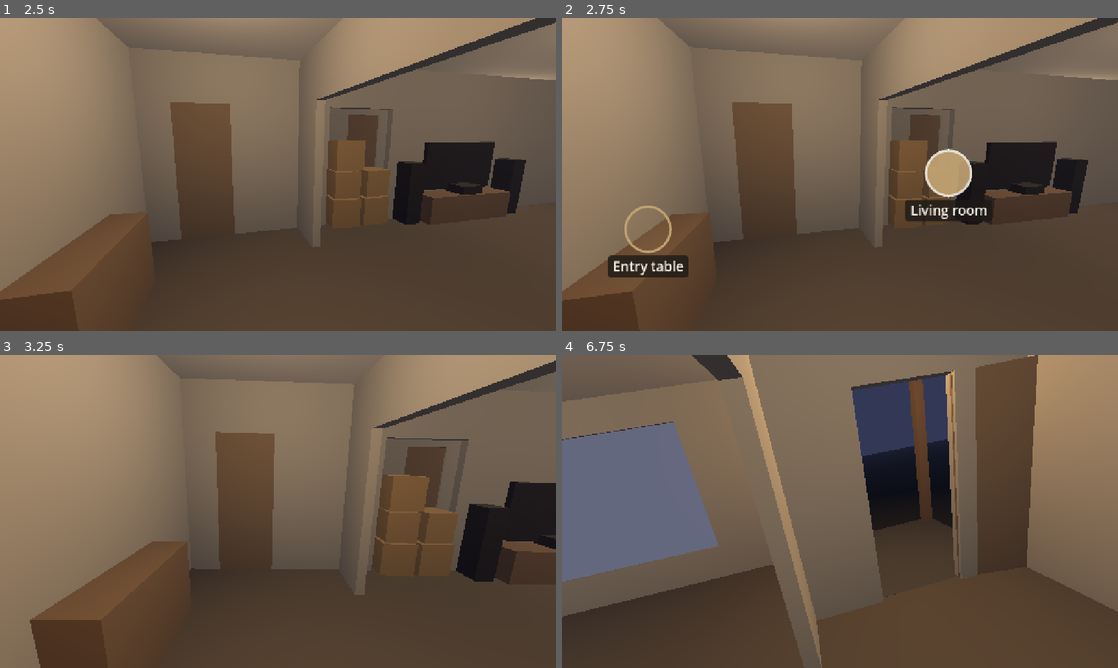
Above: before the commit, frames 1-4 (two rows, left to right).
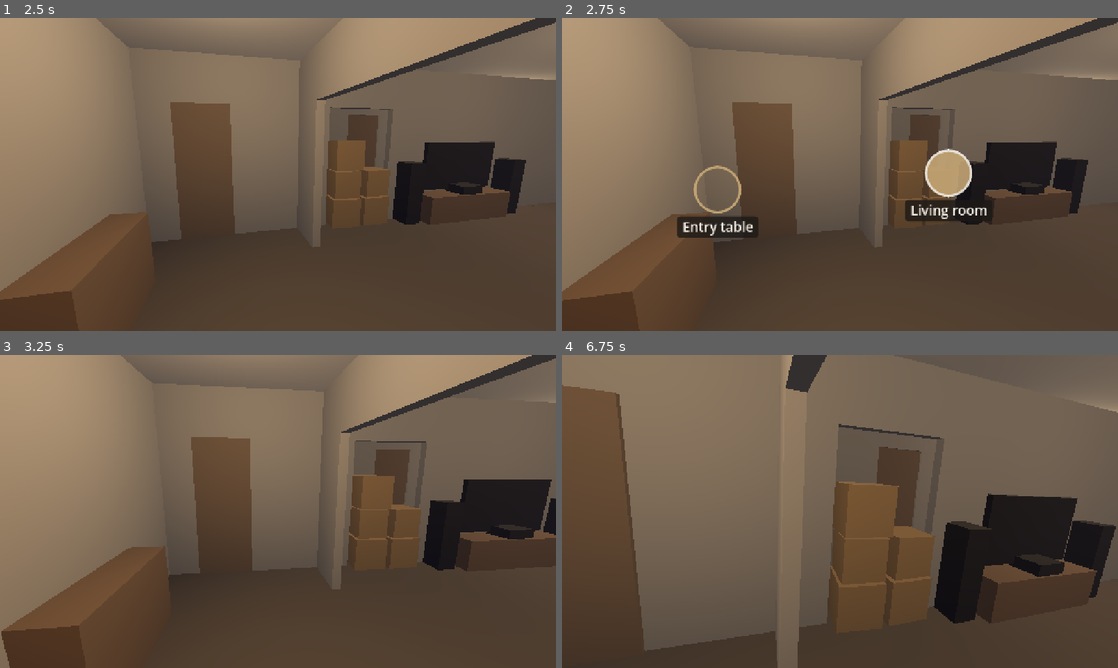
Above: after the commit, the same moments.

Repository: dsickles/Threshold
Game: Godot game, scene res://scenes/house/house.tscn
Two runs of this game, one before a commit and one after it. Both use one fixed random seed, a clock stepped at 60 frames per second and the inputs below. This scene is started directly instead of the project's main scene.
Inputs (mouse positions are in pixels of both pictures, inside the frame that each line leads up to):
- Up to frame 1 (2.5 s): click "Entry" at 0.5 s; tap Enter at 1.25, 1.35 s; move the mouse to (400, 158) at 1.27 s; hold D 1.28-2 s; click (400, 158) at 1.42 s; tap Space at 1.52 s; drag from (166, 190) to (250, 237) at 2.02 s
- Up to frame 2 (2.75 s): no input
- Up to frame 3 (3.25 s): click "Entry table" at 2.75 s
- Up to frame 4 (6.75 s): move the mouse to (895, 442) at 3.52 s; hold D 3.53-4.25 s; tap Enter at 3.6, 5.1 s; drag from (812, 574) to (673, 464) at 4.27 s; move the mouse to (1006, 558) at 5.02 s; hold A 5.03-5.75 s; tap Space at 5.27 s; click "‹" (after the commit: "›") at 5.75 s; drag from (673, 464) to (756, 433) at 6.52 s

Frame 1 is identical in both runs. In frame 2, 2.4% of the frame differs, in the area x 8-36%, y 47-83%; in frame 3, 18%; in frame 4, 59%, in the area x 0-100%, y 0-100%.

Commit message:
House: Hopper round 6 notes
Reframe E2 so it shows the entry table and the coat closet's door, as the
floor plan says, and move the bed so it no longer overlaps its headboard.

Co-Authored-By: Claude Opus 5.5 (1M context) <noreply@anthropic.com>
Claude-Session: https://claude.ai/code/session_01RkqaLddmvKBQ6mL8JGM9er

Diff:
--- a/game/scenes/house/house_layout.gd
+++ b/game/scenes/house/house_layout.gd
@@ -111,8 +111,8 @@
 			"look": Vector3(1.219, 1.3, 10.973)},
 	"E1": {"label": "Entry", "room": "entry", "kind": "doorway", "stand": Vector2(1.219, 10.546),
 			"look": Vector3(1.981, 1.0, 7.315)},
-	"E2": {"label": "Entry table", "room": "entry", "kind": "wall", "stand": Vector2(1.676, 8.687),
-			"look": Vector3(0.183, 0.9, 8.687)},
+	"E2": {"label": "Entry table", "room": "entry", "kind": "wall", "stand": Vector2(1.981, 9.601),
+			"look": Vector3(0.457, 1.0, 7.925)},
 	"L1": {"label": "Living room", "room": "living_room", "kind": "doorway", "stand": Vector2(2.896, 9.144),
 			"look": Vector3(12.192, 1.0, 9.449)},
 	"L2": {"label": "Big window", "room": "living_room", "kind": "wall", "stand": Vector2(5.182, 8.382),
@@ -168,7 +168,7 @@
 	["counter_east", "kitchen", Vector3(15.514, 0.45, 10.058), Vector3(0.61, 0.9, 4.816), "granite", 0.0],
 	["oven", "kitchen", Vector3(15.203, 0.45, 9.677), Vector3(0.04, 0.7, 0.762), "dark", 0.0],
 	["counter_south", "kitchen", Vector3(14.463, 0.45, 12.162), Vector3(1.494, 0.9, 0.61), "granite", 0.0],
-	["bed", "bedroom", Vector3(1.082, 0.3, 3.962), Vector3(2.042, 0.6, 1.524), "fabric", 0.0],
+	["bed", "bedroom", Vector3(1.158, 0.3, 3.962), Vector3(2.042, 0.6, 1.524), "fabric", 0.0],
 	["headboard", "bedroom", Vector3(0.079, 0.6, 3.962), Vector3(0.1, 1.2, 1.524), "wood", 0.0],
 	["nightstand_lamp_side", "bedroom", Vector3(0.259, 0.3, 2.972), Vector3(0.457, 0.6, 0.457), "wood", 0.0],
 	["nightstand_list_side", "bedroom", Vector3(0.259, 0.3, 4.953), Vector3(0.457, 0.6, 0.457), "wood", 0.0],
